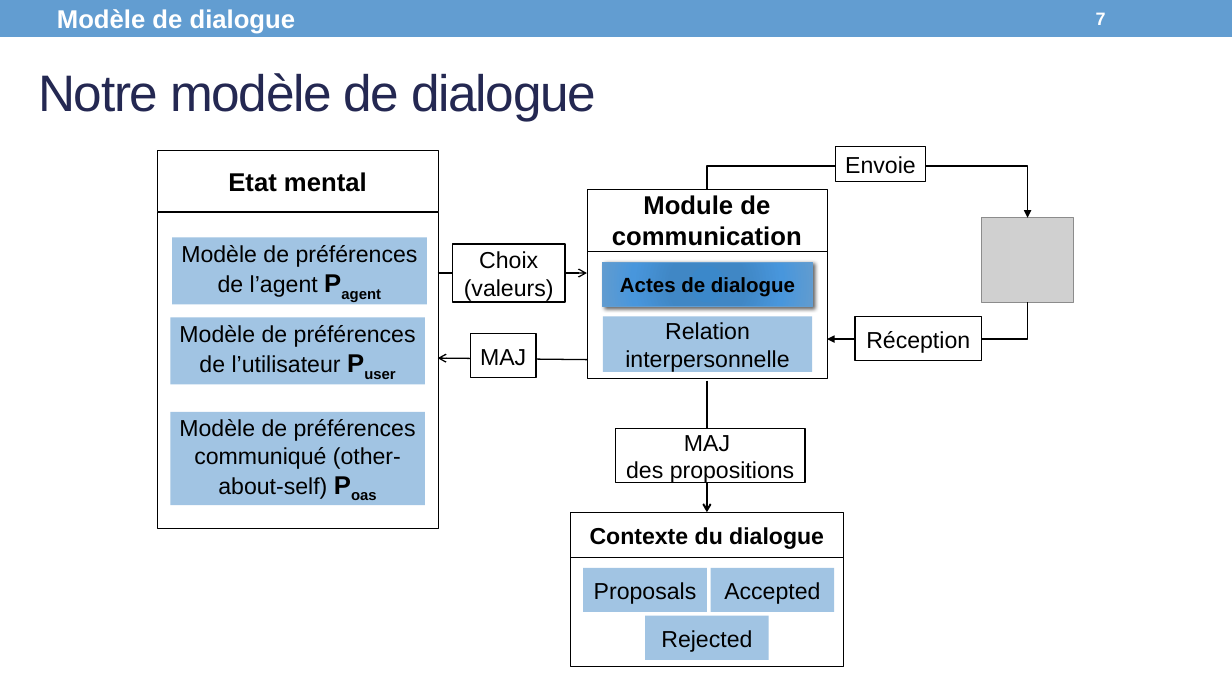
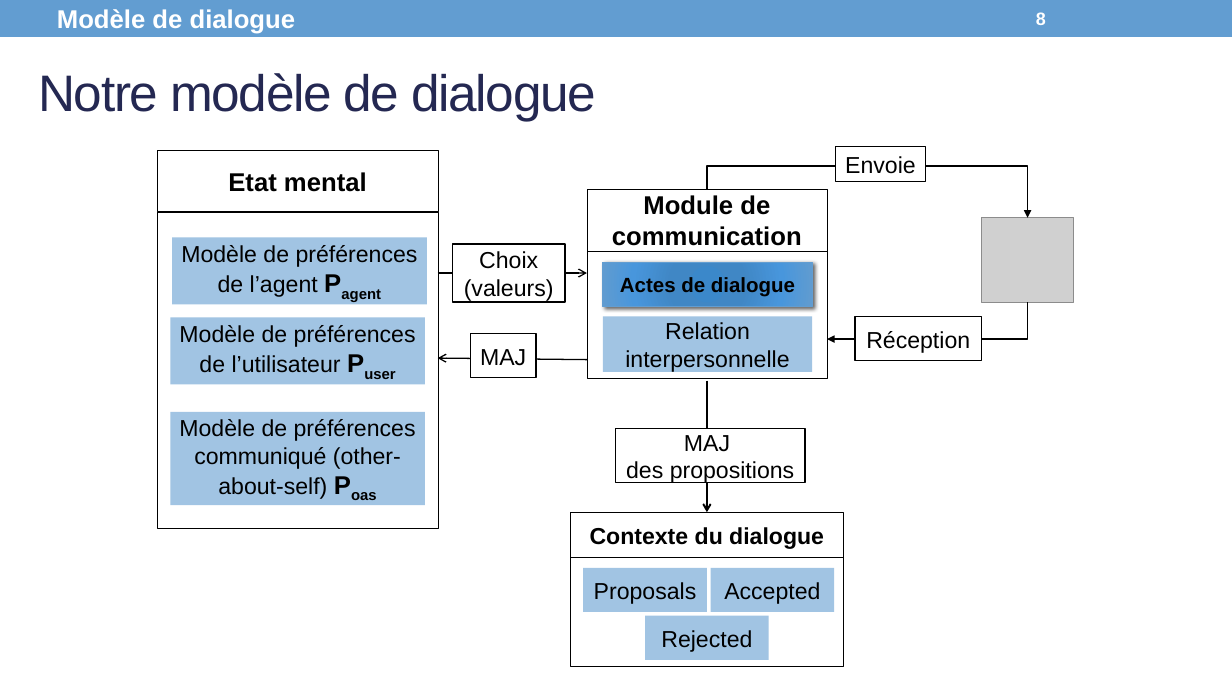
Before and after one commit to Olydia/Discolog, a slide deck: slide 8 of papers/Presentations/WACAI.pptx (slide 7 before the commit). Drawn at 1232x693 pixels with LibreOffice and Linux fonts; fonts in the diff are those of the drawing; grey boxes stand for pictures. Boxes give left, top, right and bottom in pixels: in the first picture for what was removed or moved away, otherwise in the second. Text is boxed around its words. In the diff, an @@ line names an element or a change of style, - is before the commit and + after.

```diff
--- a/papers/Presentations/WACAI.pptx
+++ b/papers/Presentations/WACAI.pptx
@@ page number added at (1036,12,1046,25), 14 pt, text #FFFFFF, bold @@
+8
@@ page number removed at (1096,12,1106,25) @@
-7
```
Also in this commit, not shown: 8 other slides changed, 7 slides added, 3 slides removed, 1 other file.
